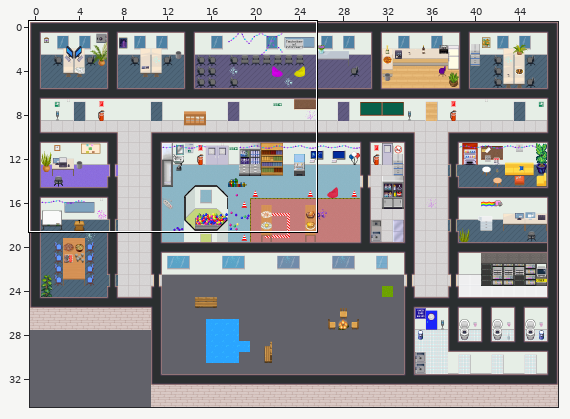
One commit to this Tiled map (JSON): map.tmj. Above: a wide view before the commit, with the close-up outlined.
Close-up. Before the edit:
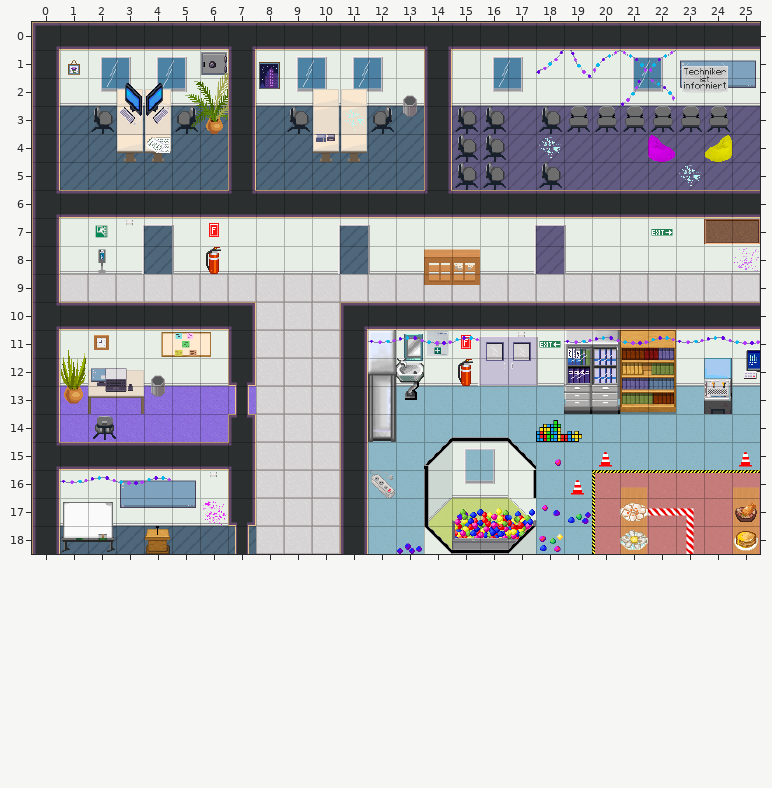
Cells are 32x32 px. Shown: x 0..25, y 0..18. The commit also changed other parts of the map, which this record leaves out.
After:
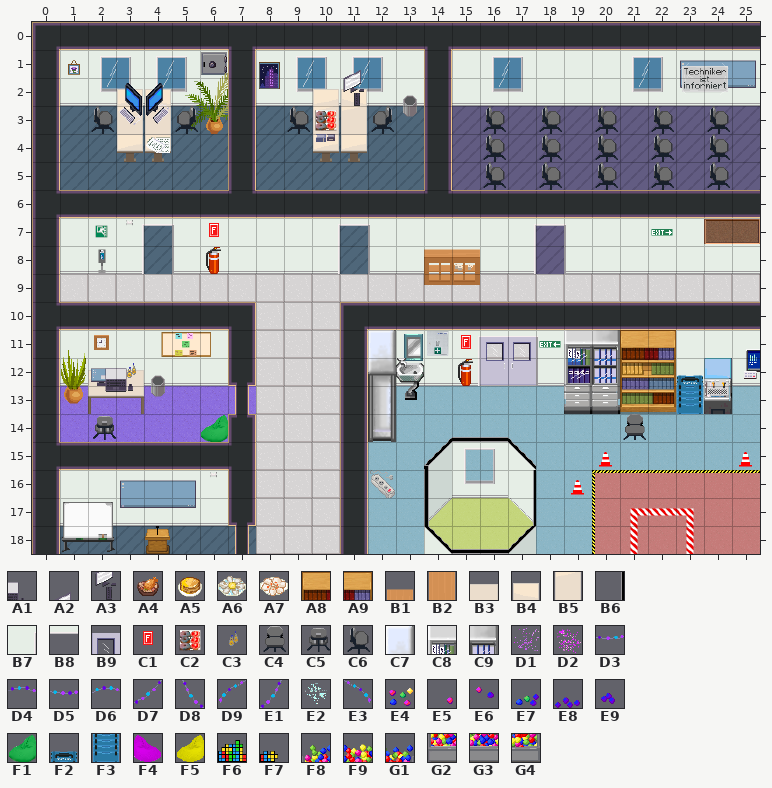
Key: from "WA_Miscellaneous": A1 3, A2 20, A3 30, A4 92, A5 93, A6 101, A7 102; from "WA_Other_Furniture": A8 22, A9 23; from "WA_Tables": B1 2, B2 12, B3 41, B4 42 flipped left-right, B5 93; from "building21": B6 24, B7 69, B8 70, B9 221; from "cert_safety": C1 19; from "food_and_drinks": C2 13, C3 19; from "furniture": C4 1, C5 2, C6 3, C7 204, C8 205, C9 206; from "minideko": D1 20, D2 27, D3 42, D4 43, D5 44, D6 45, D7 53, D8 54, D9 55, E1 59, E2 61, E3 62, E4 68, E5 69, E6 81, E7 82, E8 89, E9 90; from "misc": F1 3, F2 54, F3 70, F4 121 flipped left-right, F5 122, F6 363, F7 364; from "sports_and_leisure": F8 12, F9 13, G1 14, G2 28, G3 29, G4 30.
__ is an empty cell.
Tiles replaced or removed in this view: A1, A4, A5, A6, A7, A8, A9, B1, B2, B3, B4, B5, B9, C4, C5, C6, C7, C8, C9, D1, D2, D3, D4, D5, D6, D7, D8, D9, E1, E2, E3, E4, E5, E6, E7, E8, E9, F4, F5, F6, F7, F8, F9, G1, G2, G3, G4.
Tiles of an added or newly shown layer are drawn over the layers below it.
The author wrote: winter eigenes Layer, Party abgebaut
From old to new:
Changed rows in their new state; .. is an unchanged cell.
Layer "inventory_1" (now shown):
first column x 10:
 2 .. B4 .. .. .. .. .. .. .. .. .. .. .. .. ..
 3 B5 B5 .. .. .. .. .. .. .. .. C6 .. C6 .. C6
 4 .. .. .. .. .. .. .. .. C6 .. C6 .. C6 .. C6
 5 .. .. .. .. .. .. .. .. .. .. C6 .. C6 .. C6
first column x 3:
11 .. .. .. .. .. .. .. .. .. C7 .. .. .. .. .. .. C8 C9 A8 A9
12 B3 .. .. .. .. .. .. .. .. .. .. .. .. .. .. .. .. .. .. ..
14 .. .. .. F1 .. .. .. .. .. .. .. .. .. .. .. .. .. .. C4 ..
Layer "party_inventory_1" (now hidden):
first column x 10:
 2 .. __ .. .. .. .. .. .. .. .. .. .. .. .. ..
 3 __ __ .. .. .. __ .. .. .. __ __ __ __ __ __
 4 .. .. .. .. .. __ .. .. .. .. .. .. __ .. __
 5 .. .. .. .. .. __ .. .. .. .. .. .. .. .. ..
first column x 2:
11 .. .. .. .. .. .. .. .. .. .. __ .. .. .. .. .. .. __ __ __ __ .. .. ..
12 .. __ .. .. .. .. .. .. .. .. .. .. .. .. .. .. .. .. .. .. .. .. .. ..
14 __ .. .. .. .. .. .. .. .. .. .. .. .. .. .. .. .. .. .. .. .. .. .. ..
16 .. .. .. .. .. .. .. .. .. .. .. .. .. .. .. .. .. .. .. __ .. .. .. __
17 .. .. .. .. .. .. .. .. .. .. .. .. .. __ __ __ .. .. .. __ .. .. .. __
18 .. .. .. .. .. .. .. .. .. .. .. .. .. __ __ __ .. .. .. __ .. .. .. __
Layer "inventory_2" (now shown):
first column x 10:
 1 .. A2
 2 .. A3
 3 C2 ..
first column x 2:
12 .. C3 .. .. .. .. .. .. .. .. .. .. .. .. .. .. .. .. .. .. .. F2
13 .. .. .. .. .. .. .. .. .. .. .. .. .. .. .. .. .. .. .. .. .. F3
14 C5 .. .. .. .. .. .. .. .. .. .. .. .. .. .. .. .. .. .. .. .. ..
Layer "party_inventory_2" (now hidden):
first column x 2:
14 __ .. .. .. .. .. .. .. .. .. .. .. .. .. .. .. .. .. .. .. .. .. .. ..
17 .. .. .. .. .. .. .. .. .. .. .. .. .. .. .. .. .. .. .. __ .. .. .. __
18 .. .. .. .. .. .. .. .. .. .. .. .. .. .. .. .. .. .. .. __ .. .. .. __
Layer "inventory 3" (now shown):
first column x 3:
12 A1
Layer "party_inventory_3" (now hidden):
first column x 18:
 1 __ __ __ __ __
 2 .. .. .. __ __
first column x 1:
11 .. .. .. .. .. .. .. .. .. .. .. __ __ __ __ .. .. .. __ __ __ __ __ __ __
12 .. .. __ .. .. .. .. .. .. .. .. .. .. .. .. .. .. .. .. .. .. .. .. .. ..
15 .. .. .. .. .. .. .. .. .. .. .. .. .. .. .. .. .. __ .. .. .. .. .. .. ..
16 __ __ __ __ .. .. .. .. .. .. .. .. .. .. .. .. .. .. .. .. .. .. .. .. ..
17 .. .. .. .. .. __ .. .. .. .. .. .. .. .. __ .. .. __ __ .. .. .. .. .. ..
18 .. .. .. .. .. .. .. .. .. .. .. .. __ .. .. .. .. __ .. .. .. .. .. .. ..
Layer "party_Bällebad" (now hidden):
first column x 15:
17 __ __ __
18 __ __ __
Layer "wallsFront":
first column x 15:
11 B7 .. B8
first column x 17:
17 B6
Layer "furniture_front":
first column x 15:
11 C1 .. B9
Layer "objects_front":
first column x 11:
 3 __ .. .. .. .. .. .. .. .. .. .. .. .. .. ..
 4 .. .. .. .. .. .. .. __ .. .. .. .. .. .. ..
 5 .. .. .. .. .. .. .. .. .. .. .. .. __ .. ..
 8 .. .. .. .. .. .. .. .. .. .. .. .. .. .. __
Layer "party_objects_front" (now hidden):
first column x 18:
14 __ __
